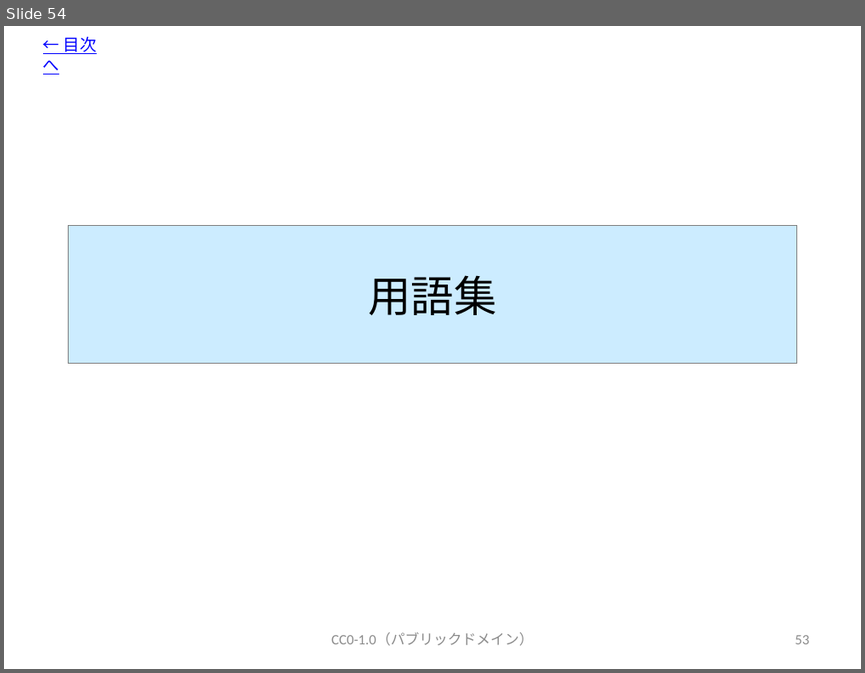
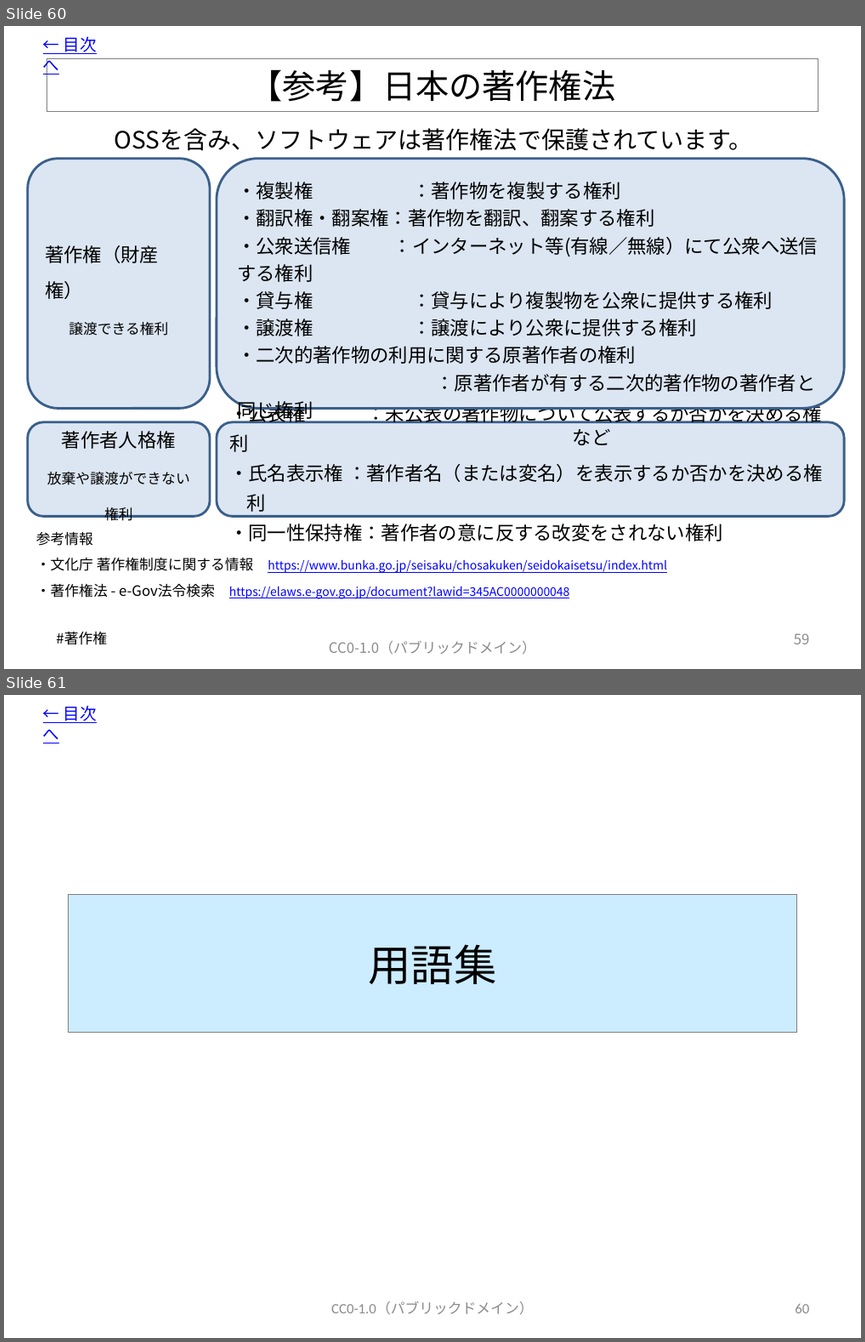
Before and after one commit to OpenChain-Project/OpenChain-JWG, a slide deck: Education_Material/FAQ/OSSライセンス関連でよくある誤解_CC0.pptx. Shown one above the other, each under a label of ours: slide 54 before the commit, slides 60 and 61 after it. The pictures are 865x673 and 865x1342 pixels, drawn with LibreOffice and Linux fonts; fonts in the diff are those of the drawing. Boxes give left, top, right and bottom in pixels: in the first picture for what was removed or moved away, otherwise in the second. Text is boxed around its words. In the diff, an @@ line names an element or a change of style, - is before the commit and + after.

Commit message:
V8に更新します。

```diff
--- a/Education_Material/FAQ/OSSライセンス関連でよくある誤解_CC0.pptx
+++ b/Education_Material/FAQ/OSSライセンス関連でよくある誤解_CC0.pptx
@@ slide 60 added at [4, 26, 861, 669], background #FFFFFF @@
@@ text added at [43, 36, 97, 75], 14 pt, text #0000FF, underline @@
+← 目次へ
@@ title added at [46, 59, 818, 112], outline #808080 0.75 pt, 28 pt, text #000000 @@
+【参考】日本の著作権法
@@ text added at [114, 128, 753, 151], 20 pt, text #000000 @@
+OSSを含み、ソフトウェアは著作権法で保護されています。
@@ rounded rectangle added at [28, 159, 211, 408], fill #DCE6F2, outline #3A5F8C 2 pt, 16 pt, text #000000 @@
+著作権（財産権）
+譲渡できる権利
@@ rounded rectangle added at [216, 159, 844, 408], fill #DCE6F2, outline #3A5F8C 2 pt, 16 pt, text #000000 @@
+・複製権 ：著作物を複製する権利
+・翻訳権・翻案権：著作物を翻訳、翻案する権利
+・公衆送信権 ：インターネット等(有線／無線）にて公衆へ送信する権利
+・貸与権 ：貸与により複製物を公衆に提供する権利
+・譲渡権 ：譲渡により公衆に提供する権利
+・二次的著作物の利用に関する原著作者の権利
+：原著作者が有する二次的著作物の著作者と同じ権利
+など
@@ rounded rectangle added at [28, 422, 211, 516], fill #DCE6F2, outline #3A5F8C 2 pt, 12 pt, text #000000 @@
+著作者人格権
+放棄や譲渡ができない権利
@@ rounded rectangle added at [216, 422, 844, 516], fill #DCE6F2, outline #3A5F8C 2 pt, 16 pt, text #000000 @@
+・公表権 ：未公表の著作物について公表するか否かを決める権利
+・氏名表示権 ：著作者名（または変名）を表示するか否かを決める権利
+・同一性保持権：著作者の意に反する改変をされない権利
@@ text added at [36, 532, 667, 599], 10 pt, text #0000FF, underline @@
+参考情報
+・文化庁 著作権制度に関する情報 https://www.bunka.go.jp/seisaku/chosakuken/seidokaisetsu/index.html
+・著作権法 - e-Gov法令検索 https://elaws.e-gov.go.jp/document?lawid=345AC0000000048
@@ text added at [56, 631, 107, 645], 12 pt, text #000000 @@
+#著作権
@@ page number added at [794, 633, 810, 644], 12 pt, text #8C8C8C @@
+59
@@ text added at [329, 641, 536, 654], 12 pt, text #8C8C8C @@
+CC0-1.0（パブリックドメイン）
@@ what was slide 54 is now slide 61 @@
@@ page number at [794, 1304, 809, 1313]: text changed @@
-53
+60
```
Also in this commit, not shown: 3 slides changed, 7 other slides added.
